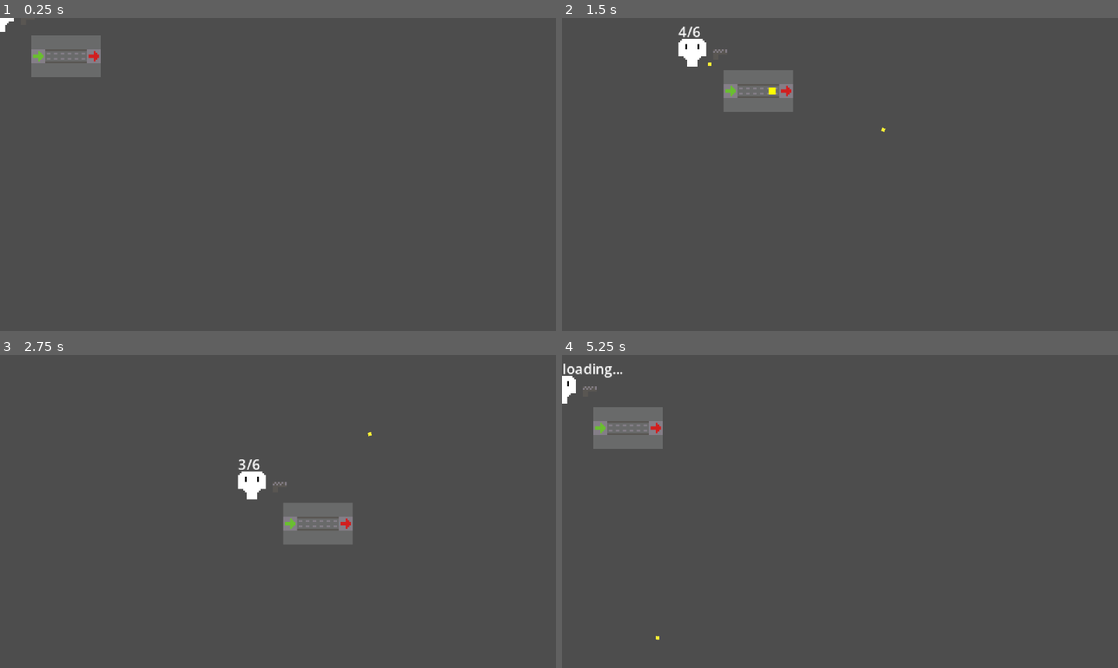
Above: before the commit, frames 1-4 (two rows, left to right).
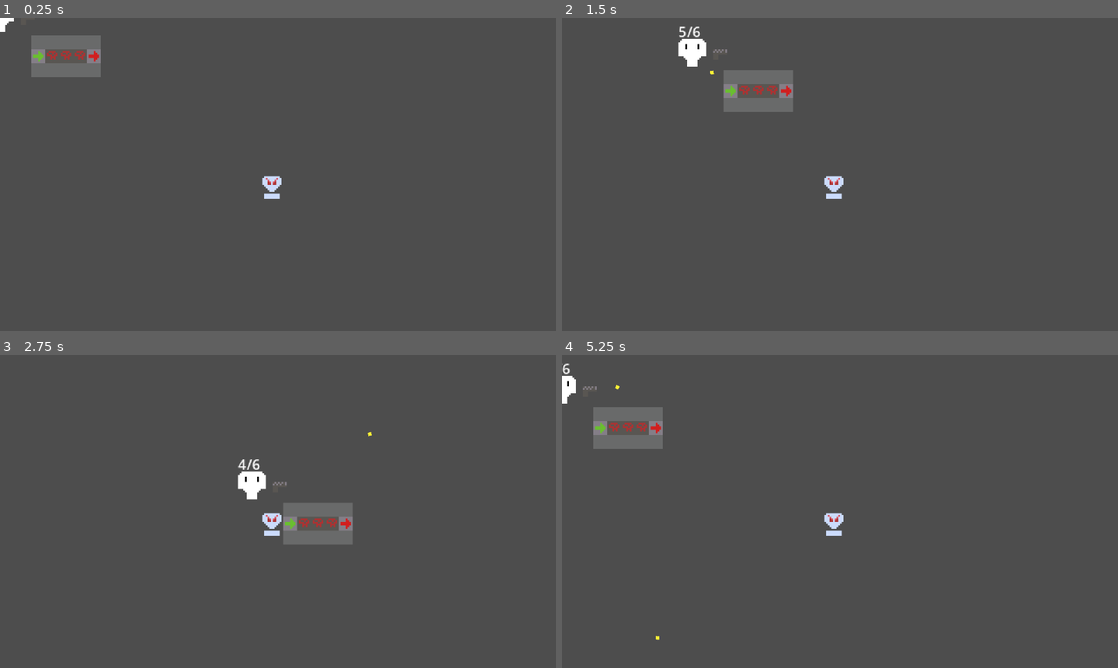
Above: after the commit, the same moments.

Repository: Kimbix/gun-factory-game
Game: Godot game, scene res://main.tscn
Two runs of this game, one before a commit and one after it. Both use one fixed random seed, a clock stepped at 60 frames per second and the inputs below.
Inputs (mouse positions are in pixels of both pictures, inside the frame that each line leads up to):
- Up to frame 1 (0.25 s): no input
- Up to frame 2 (1.5 s): tap Enter at 0.5 s; move the mouse to (962, 158) at 0.52 s; press the mouse at (962, 158) at 0.53 s; hold D (move_right) 0.53-1.28 s; move the mouse to (728, 190) at 1.27 s; release the mouse at (728, 190) at 1.28 s; hold S (move_down) from 1.28 s (still down); click (728, 190) at 1.35 s
- Up to frame 3 (2.75 s): move the mouse to (333, 442) at 2.02 s; release S (move_down) at 2.03 s; press the mouse at (333, 442) at 2.03 s; hold D (move_right) from 2.03 s (still down)
- Up to frame 4 (5.25 s): move the mouse to (812, 574) at 2.77 s; release D (move_right) at 2.78 s; release the mouse at (812, 574) at 2.78 s; hold W (move_up) 2.78-3.53 s; click (812, 574) at 2.85 s; move the mouse to (1006, 558) at 3.52 s; press the mouse at (1006, 558) at 3.53 s; hold A (move_left) 3.53-5.03 s; move the mouse to (673, 464) at 4.27 s; release the mouse at (673, 464) at 4.28 s; click (673, 464) at 4.35 s; move the mouse to (867, 511) at 5.02 s; press the mouse at (867, 511) at 5.03 s; hold S (move_down) from 5.03 s (still down)

The runs differ from the first frame. In frame 1, 0.3% of the frame differs, in the area x 8-51%, y 10-58%; in frame 2, 0.4%; in frame 3, 0.4%; in frame 4, 0.5%, in the area x 0-51%, y 2-58%.

Commit message:
Bullet stat system, processors, target dummy, floating damage numbers
- Stat system: items carry {damage, speed_mod, effects} dict, extensible
- ProcessorBehavior: holds item for N ticks, applies modifier, then releases
- SpeedProcessorBehavior: multiplies speed_mod by factor (default ×2)
- DamageProcessorBehavior: adds damage_bonus cumulatively (default +1)
- Gun layout: input → 3 processors → output (configurable via exports)
- Projectile: Area2D hitbox, detects targets on layer 2
- TargetDummy: StaticBody2D, flashes red on hit, spawns floating damage number
- Floating damage number: label floats up 16px and fades over 0.8s
- Fix: processor push_phase guards against items arriving mid-tick
- Fix: processor erases _process_ticks on release for chaining

Diff:
--- /dev/null
+++ b/assets/components/damage_processor.tres
@@ -0,0 +1,22 @@
+[gd_resource type="Resource" script_class="ComponentType" format=3 uid="uid://btqfkhvfby77p"]
+
+[ext_resource type="Script" uid="uid://cbwmkgllydyeh" path="res://scripts/factory/component_type.gd" id="1_script"]
+[ext_resource type="Texture2D" uid="uid://qqewv3sbmmw3" path="res://assets/components/spr_damageProcessor.png" id="2_sprite"]
+[ext_resource type="Script" uid="uid://c8jybn76shwni" path="res://scripts/factory/behaviors/damage_processor_behavior.gd" id="3_behavior"]
+
+[sub_resource type="Resource" id="DamageBehavior_sub"]
+script = ExtResource("3_behavior")
+
+[resource]
+script = ExtResource("1_script")
+sprite = ExtResource("2_sprite")
+ports = Array[Dictionary]([{
+"face": Vector2i(-1, 0),
+"role": &"in"
+}, {
+"face": Vector2i(1, 0),
+"role": &"out"
+}])
+behavior = SubResource("DamageBehavior_sub")
+kind = &"damage_processor"
+render_layer = 1
--- /dev/null
+++ b/assets/components/speed_processor.tres
@@ -0,0 +1,22 @@
+[gd_resource type="Resource" script_class="ComponentType" format=3 uid="uid://ja1pqlac0tyh"]
+
+[ext_resource type="Script" uid="uid://cbwmkgllydyeh" path="res://scripts/factory/component_type.gd" id="1_script"]
+[ext_resource type="Texture2D" uid="uid://chystvrffeshx" path="res://assets/components/spr_speedProcessor.png" id="2_sprite"]
+[ext_resource type="Script" uid="uid://dednwvli71v4p" path="res://scripts/factory/behaviors/speed_processor_behavior.gd" id="3_behavior"]
+
+[sub_resource type="Resource" id="SpeedBehavior_sub"]
+script = ExtResource("3_behavior")
+
+[resource]
+script = ExtResource("1_script")
+sprite = ExtResource("2_sprite")
+ports = Array[Dictionary]([{
+"face": Vector2i(-1, 0),
+"role": &"in"
+}, {
+"face": Vector2i(1, 0),
+"role": &"out"
+}])
+behavior = SubResource("SpeedBehavior_sub")
+kind = &"speed_processor"
+render_layer = 1
--- a/gun.tscn
+++ b/gun.tscn
@@ -5,6 +5,8 @@
 [ext_resource type="Resource" path="res://assets/components/input_port.tres" id="3_input_port"]
 [ext_resource type="Resource" path="res://assets/components/output_port.tres" id="4_output_port"]
 [ext_resource type="Resource" path="res://assets/components/conveyor.tres" id="5_conveyor"]
+[ext_resource type="Resource" path="res://assets/components/damage_processor.tres" id="6_damage_proc"]
+[ext_resource type="Resource" path="res://assets/components/speed_processor.tres" id="7_speed_proc"]
 
 [node name="Gun" type="Node2D"]
 script = ExtResource("2_gun_script")
@@ -15,6 +17,8 @@
 input_port_type = ExtResource("3_input_port")
 output_port_type = ExtResource("4_output_port")
 conveyor_type = ExtResource("5_conveyor")
+damage_processor_type = ExtResource("6_damage_proc")
+speed_processor_type = ExtResource("7_speed_proc")
 max_alive_items = 1
 chamber_capacity = 1
 magazine_size = 6
--- a/main.tscn
+++ b/main.tscn
@@ -1,7 +1,11 @@
 [gd_scene format=3 uid="uid://pq3cqj71vpcx"]
 
 [ext_resource type="PackedScene" uid="uid://ebp2kbcqqaso" path="res://player.tscn" id="1_player_scene"]
+[ext_resource type="PackedScene" uid="uid://x4x73fufhfjf" path="res://target_dummy.tscn" id="2_target"]
 
 [node name="Main" type="Node2D" unique_id=1436259564]
 
 [node name="Player" parent="." unique_id=37915717 instance=ExtResource("1_player_scene")]
+
+[node name="TargetDummy" parent="." unique_id=1211591133 instance=ExtResource("2_target")]
+position = Vector2(157, 96)
--- /dev/null
+++ b/scripts/enemies/target_dummy.gd
@@ -0,0 +1,38 @@
+class_name TargetDummy
+extends StaticBody2D
+
+var _base_modulate: Color
+
+
+func _ready() -> void:
+	_base_modulate = modulate
+
+
+func hit(stats: Dictionary) -> void:
+	var damage: float = stats.get("damage", 1.0) + stats.get("damage_bonus", 0.0)
+	_spawn_number(damage)
+	var tween := create_tween()
+	tween.tween_method(_flash, 1.0, 0.0, 0.1)
+	tween.tween_callback(_reset_flash)
+
+
+func _flash(amount: float) -> void:
+	modulate = Color.WHITE.lerp(Color.RED, amount)
+
+
+func _reset_flash() -> void:
+	modulate = _base_modulate
+
+
+func _spawn_number(value: float) -> void:
+	var label := Label.new()
+	label.text = str(int(value))
+	label.add_theme_font_size_override(&"font_size", 12)
+	label.horizontal_alignment = HORIZONTAL_ALIGNMENT_CENTER
+	label.position = Vector2(-20, -24)
+	add_child(label)
+	var tween := create_tween()
+	tween.set_parallel(true)
+	tween.tween_property(label, "position:y", label.position.y - 16, 0.8)
+	tween.tween_property(label, "modulate:a", 0.0, 0.8)
+	tween.finished.connect(label.queue_free)
--- /dev/null
+++ b/scripts/factory/behaviors/damage_processor_behavior.gd
@@ -0,0 +1,7 @@
+class_name DamageProcessorBehavior
+extends ProcessorBehavior
+
+@export var damage_add: float = 1.0
+
+func apply(item: Item) -> void:
+	item.stats["damage_bonus"] = item.stats.get("damage_bonus", 0.0) + damage_add
--- /dev/null
+++ b/scripts/factory/behaviors/processor_behavior.gd
@@ -0,0 +1,38 @@
+class_name ProcessorBehavior
+extends ComponentBehavior
+
+@export var processing_ticks: int = 3
+
+func apply(_item: Item) -> void:
+	pass
+
+func consume_phase(comp: Component, _grid: Grid) -> void:
+	if comp.item == null:
+		return
+	var ticks = comp.item.stats.get("_process_ticks")
+	if ticks == null:
+		comp.item.stats["_process_ticks"] = processing_ticks
+		apply(comp.item)
+	elif ticks > 0:
+		comp.item.stats["_process_ticks"] = ticks - 1
+
+func push_phase(comp: Component, grid: Grid, moved: Dictionary) -> bool:
+	if comp.item == null or moved.has(comp.item):
+		return false
+	var ticks = comp.item.stats.get("_process_ticks")
+	if ticks == null or ticks > 0:
+		return false
+	for port in comp.rotated_ports():
+		if port.role != &"out":
+			continue
+		var next_cell: Vector2i = comp.origin + port.face
+		var next_comp: Component = grid.component_at(next_cell)
+		if next_comp == null or next_comp.item != null:
+			continue
+		var item := comp.item
+		item.stats.erase("_process_ticks")
+		next_comp.item = item
+		comp.item = null
+		moved[item] = true
+		return true
+	return false
--- /dev/null
+++ b/scripts/factory/behaviors/speed_processor_behavior.gd
@@ -0,0 +1,7 @@
+class_name SpeedProcessorBehavior
+extends ProcessorBehavior
+
+@export var speed_mult: float = 2.0
+
+func apply(item: Item) -> void:
+	item.stats["speed_mod"] = item.stats.get("speed_mod", 1.0) * speed_mult
--- a/scripts/weapons/gun.gd
+++ b/scripts/weapons/gun.gd
@@ -20,6 +20,8 @@
 @export var input_port_type: ComponentType
 @export var output_port_type: ComponentType
 @export var conveyor_type: ComponentType
+@export var damage_processor_type: ComponentType
+@export var speed_processor_type: ComponentType
 
 @export_group("Chassis")
 @export var sprite_texture: Texture2D
@@ -61,8 +63,9 @@
 	var mid_y: int = int(grid_height / 2.0)
 	grid.place(Component.new(input_port_type), Vector2i(0, mid_y), 0)
 	grid.place(Component.new(output_port_type), Vector2i(grid_width - 1, mid_y), 0)
-	for x in range(1, grid_width - 1):
-		grid.place(Component.new(conveyor_type), Vector2i(x, mid_y), 0)
+	grid.place(Component.new(damage_processor_type), Vector2i(1, mid_y), 0)
+	grid.place(Component.new(damage_processor_type), Vector2i(2, mid_y), 0)
+	grid.place(Component.new(damage_processor_type), Vector2i(3, mid_y), 0)
 
 	overlay_viewer = GridViewer.new()
 	overlay_viewer.position = Vector2(10, 10)
@@ -103,8 +106,13 @@
 
 func _fill_input_chamber() -> void:
 	input_chamber.clear()
+	var base_stats := {
+		damage = 1.0,
+		speed_mod = 1.0,
+		effects = {},
+	}
 	for i in magazine_size:
-		input_chamber.append(Item.new(input_port_type.material, {}))
+		input_chamber.append(Item.new(input_port_type.material, base_stats))
 
 
 func _unhandled_input(event: InputEvent) -> void:
@@ -192,14 +200,12 @@
 	return true
 
 
-func _on_fire(round: Item) -> void:
+func _on_fire(item: Item) -> void:
 	var dir := get_global_mouse_position() - global_position
 	if dir == Vector2.ZERO:
 		dir = Vector2.RIGHT
 	var proj := Projectile.new()
-	proj.setup(dir.normalized(), round.stats)
-	proj.speed = projectile_speed
-	proj.lifetime = projectile_lifetime
+	proj.setup(dir.normalized(), item.stats, projectile_speed, projectile_lifetime)
 	var world := get_tree().current_scene
 	world.add_child(proj)
 	proj.global_position = global_position
--- a/scripts/weapons/projectile.gd
+++ b/scripts/weapons/projectile.gd
@@ -10,6 +10,7 @@
 
 var _sprite: Sprite2D
 var _timer: float = 0.0
+var _hitbox: Area2D
 const BULLET_TEXTURE_UID := "uid://cy3t8hunvkjd8"
 
 
@@ -18,11 +19,22 @@
 	_sprite.texture = load(BULLET_TEXTURE_UID)
 	add_child(_sprite)
 
+	_hitbox = Area2D.new()
+	_hitbox.collision_mask = 2
+	var shape := CollisionShape2D.new()
+	shape.shape = RectangleShape2D.new()
+	shape.shape.size = Vector2(4, 4)
+	_hitbox.add_child(shape)
+	add_child(_hitbox)
+	_hitbox.body_entered.connect(_on_hit)
 
-func setup(p_direction: Vector2, p_stats: Dictionary = {}) -> void:
+
+func setup(p_direction: Vector2, p_stats: Dictionary = {}, p_base_speed: float = 200.0, p_lifetime: float = 2.0) -> void:
 	direction = p_direction.normalized()
 	stats = p_stats
 	rotation = direction.angle()
+	speed = p_base_speed * stats.get("speed_mod", 1.0)
+	lifetime = p_lifetime
 
 
 func _process(delta: float) -> void:
@@ -30,3 +42,9 @@
 	_timer += delta
 	if _timer >= lifetime:
 		queue_free()
+
+
+func _on_hit(body: Node) -> void:
+	if body.has_method(&"hit"):
+		body.hit(stats)
+	queue_free()
--- /dev/null
+++ b/target_dummy.tscn
@@ -0,0 +1,18 @@
+[gd_scene format=3 uid="uid://x4x73fufhfjf"]
+
+[ext_resource type="Script" uid="uid://b52blqmbd3vvo" path="res://scripts/enemies/target_dummy.gd" id="1_script"]
+[ext_resource type="Texture2D" uid="uid://bflvtdeynx8uu" path="res://assets/entities/spr_targetDummy.png" id="2_sprite"]
+
+[sub_resource type="RectangleShape2D" id="RectShape"]
+size = Vector2(11, 13)
+
+[node name="TargetDummy" type="StaticBody2D" unique_id=1581074960]
+collision_layer = 2
+script = ExtResource("1_script")
+
+[node name="Sprite2D" type="Sprite2D" parent="." unique_id=1444082340]
+texture = ExtResource("2_sprite")
+
+[node name="CollisionShape2D" type="CollisionShape2D" parent="." unique_id=1198406592]
+position = Vector2(-0.5, 1.5)
+shape = SubResource("RectShape")
Binary file added: assets/components/spr_damageProcessor.png
Not shown, added: assets/components/spr_damageProcessor.png.import
Binary file added: assets/components/spr_speedProcessor.png
Not shown, added: assets/components/spr_speedProcessor.png.import
Binary file added: assets/entities/spr_targetDummy.png
Not shown, added: assets/entities/spr_targetDummy.png.import
Not shown, added: scripts/enemies/target_dummy.gd.uid
Not shown, added: scripts/factory/behaviors/damage_processor_behavior.gd.uid
Not shown, added: scripts/factory/behaviors/processor_behavior.gd.uid
Not shown, added: scripts/factory/behaviors/speed_processor_behavior.gd.uid
